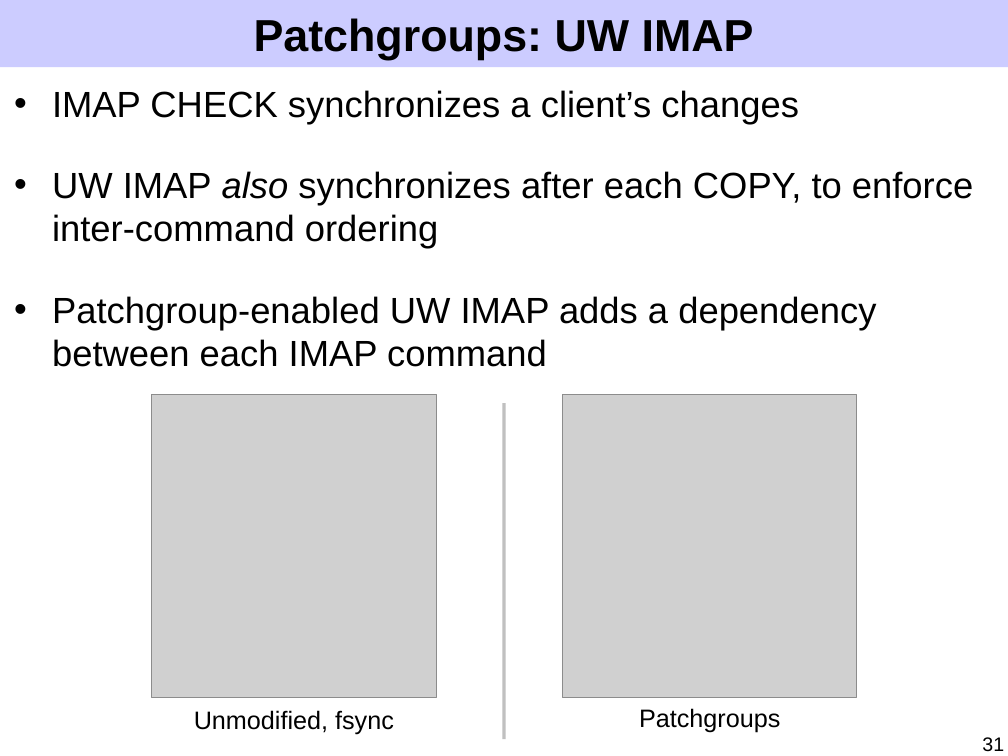
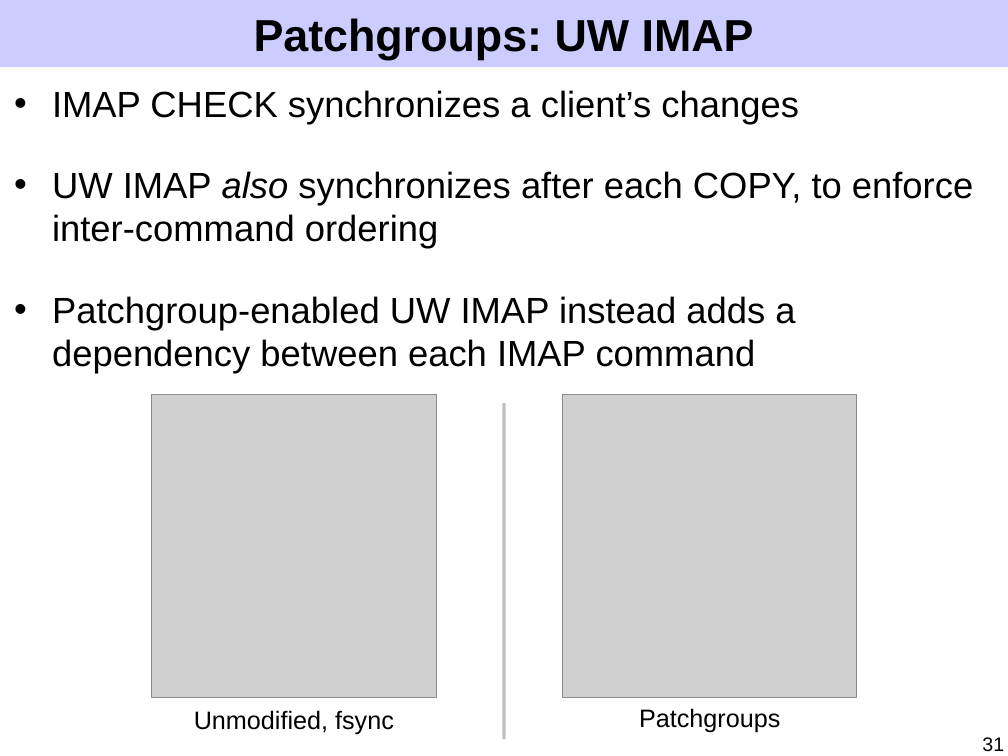
Before and after one commit to ucla-readable/fstitch-doc, a slide deck: slide 31 of sosp/pres.ppt. Drawn at 1008x756 pixels with LibreOffice and Linux fonts; fonts in the diff are those of the drawing; grey boxes stand for pictures. Boxes give left, top, right and bottom in pixels: in the first picture for what was removed or moved away, otherwise in the second. Text is boxed around its words. In the diff, an @@ line names an element or a change of style, - is before the commit and + after.

```diff
--- a/sosp/pres.ppt
+++ b/sosp/pres.ppt
@@ text at <box>52,296,795,374</box>: text changed @@
-• Patchgroup-enabled UW IMAP adds a dependency between each IMAP command
+• Patchgroup-enabled UW IMAP instead adds a dependency between each IMAP command
```
Also in this commit, not shown: 14 other slides changed.
